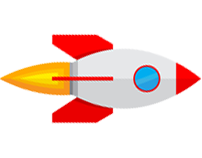
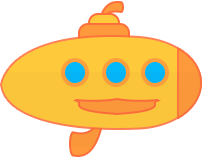
Layers edited between the first and the second 202×158 image:
added layer "Layer 7" above "new" over left=0, top=1, right=202, bottom=157
moved "Layer 1" into group "new", painted on it over left=11, top=34, right=200, bottom=123
hid "Layer 2" over left=0, top=33, right=201, bottom=125
